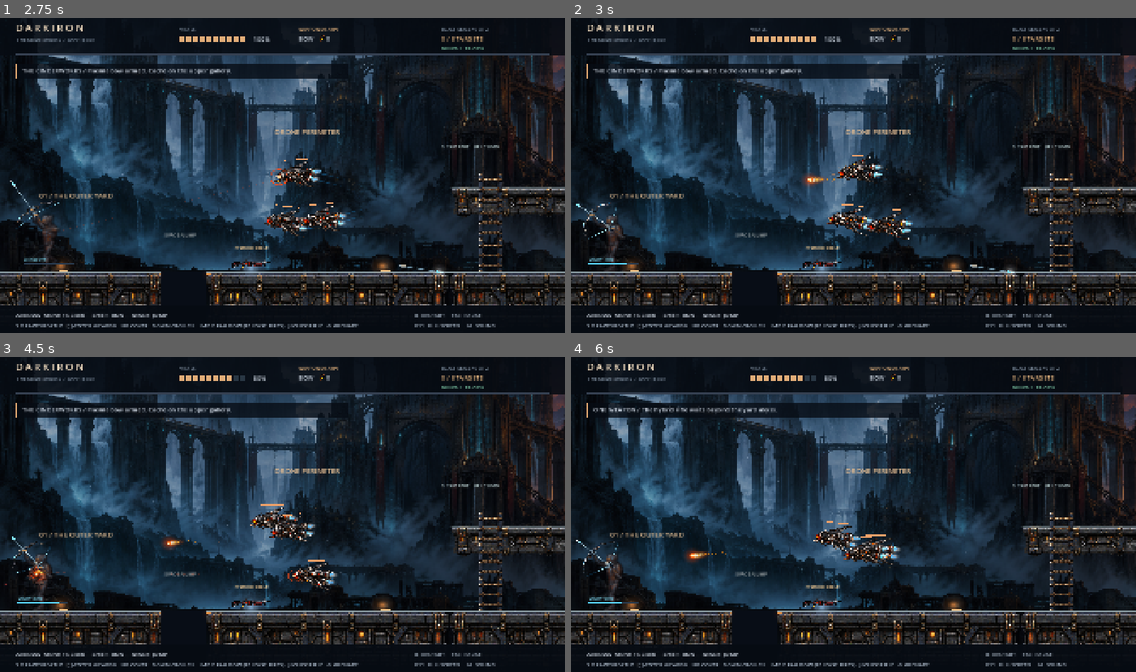
Above: before the commit, frames 1-4 (two rows, left to right).
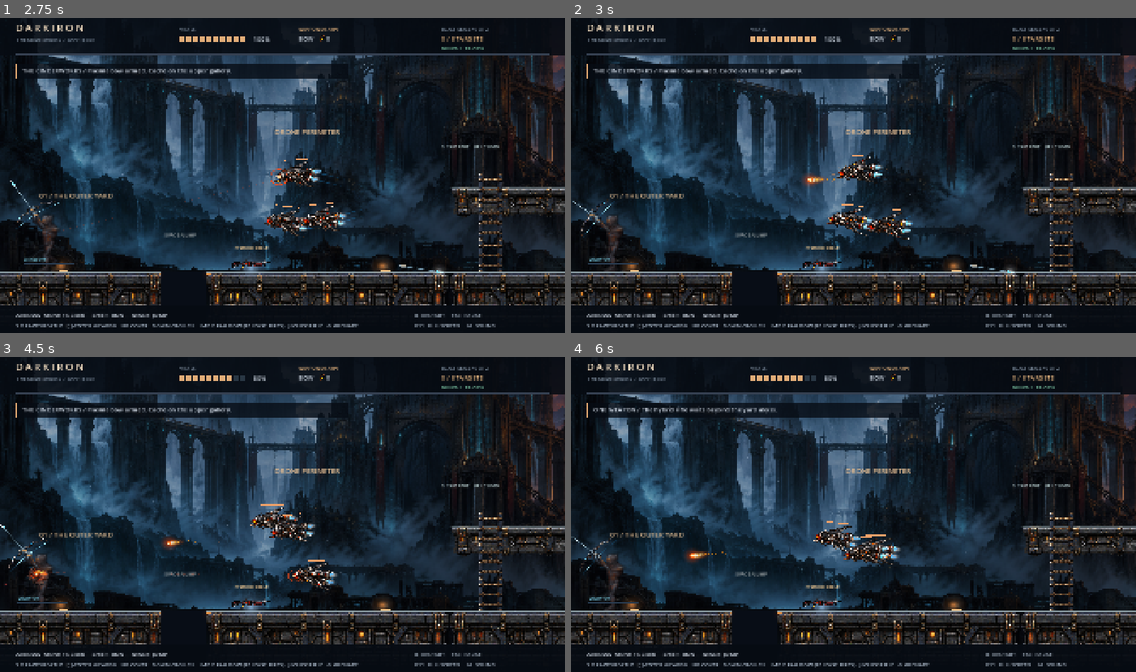
Above: after the commit, the same moments.

Repository: Vita2048/Darkiron
Game: Godot game, scene res://main.tscn
Two runs of this game, one before a commit and one after it. Both use one fixed random seed, a clock stepped at 60 frames per second and the inputs below.
Inputs (mouse positions are in pixels of both pictures, inside the frame that each line leads up to):
- Up to frame 1 (2.75 s): tap Enter (continue_game) at 0.5, 0.6 s; move the mouse to (254, 241) at 0.52 s; hold Up (up) 0.53-1.25 s; click (254, 241) at 0.67 s; tap Space (jump) at 0.77 s; drag from (452, 225) to (254, 241) at 1.27 s; move the mouse to (113, 128) at 2.02 s; hold Left (left) from 2.03 s (still down); tap E (interact) at 2.1 s; click (113, 128) at 2.17 s
- Up to frame 2 (3 s): release Left (left) at 2.75 s; drag from (881, 175) to (684, 128) at 2.77 s
- Up to frame 3 (4.5 s): move the mouse to (197, 435) at 3.52 s; hold Down (down) 3.53-4.25 s; hold J (shoot) 3.53-4.25 s; click (197, 435) at 3.67 s; tap Space (jump) at 3.77 s; drag from (406, 498) to (197, 435) at 4.27 s
- Up to frame 4 (6 s): move the mouse to (740, 530) at 5.02 s; hold Up (up) 5.03-5.75 s; tap ] (weapon_next) at 5.1 s; click (740, 530) at 5.17 s; drag from (910, 445) to (740, 530) at 5.77 s

Frame 1 is identical in both runs. In frame 2, 0.2% of the frame differs, in the area x 0-10%, y 58-79%; in frame 3, 0.2%, in the area x 0-11%, y 53-79%; in frame 4, 0.2%.

Commit message:
Fixed bow draw in left orientation

Diff:
--- a/scripts/fighter.gd
+++ b/scripts/fighter.gd
@@ -20,7 +20,7 @@
 # Plasma bow state: aim tilt (positive looks toward the facing ground) and draw amount.
 var bow_angle := -0.08
 var bow_charge := 0.0
-# Debug-range style drag: hold left mouse to aim, drag left for power, release to fire.
+# Debug-range style drag: hold left mouse to aim, drag back (opposite the facing) for power, release to fire.
 var mouse_charging := false
 var drag_start := Vector2.ZERO
 var drag_angle := 0.0
@@ -190,7 +190,7 @@
 	var origin := position+Vector2(0,-126)
 	if mouse_charging:
 		bow_angle = clampf(drag_angle+(mouse.y-drag_start.y)*0.0035,-1.0,0.6)
-		bow_charge = clampf((drag_start.x-mouse.x)/220.0,0,1)
+		bow_charge = clampf((drag_start.x-mouse.x)*facing/220.0,0,1)
 	else:
 		bow_angle = clampf((mouse.y-origin.y)*0.0035,-1.0,0.6)
 		bow_charge = 0
